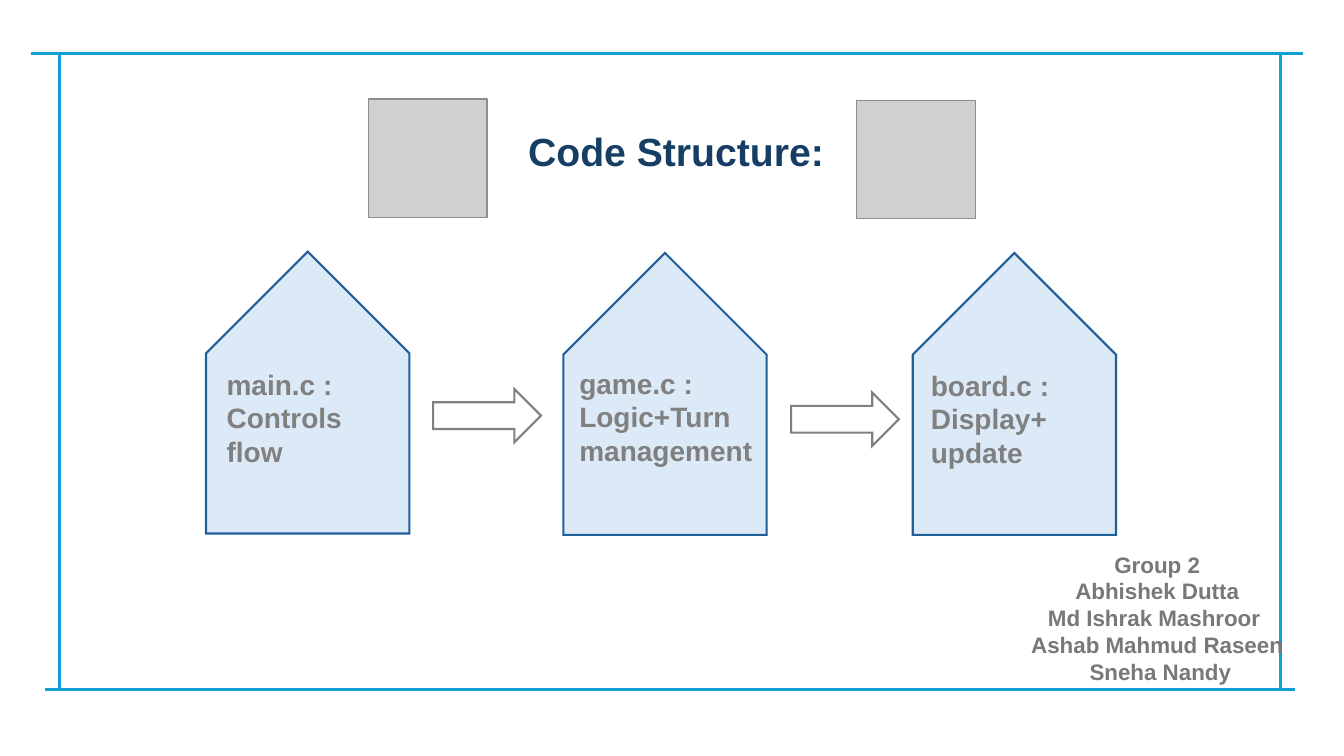
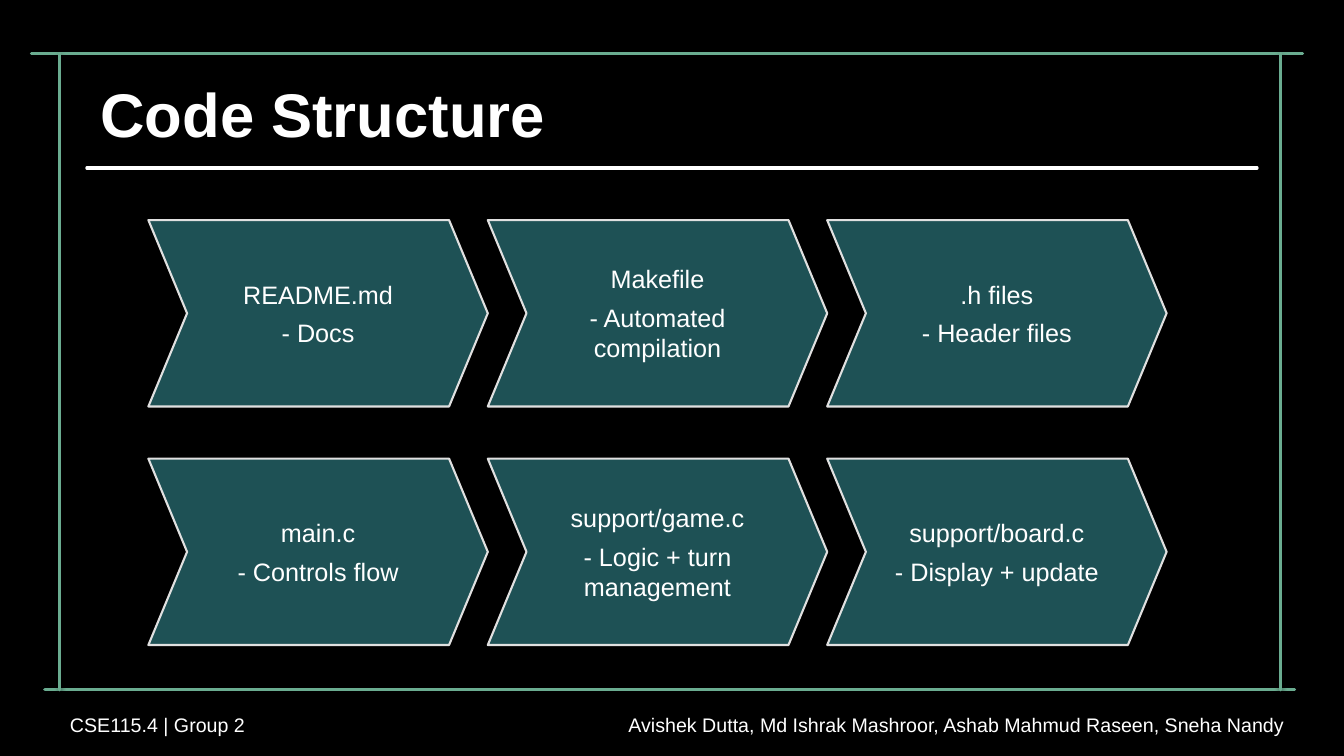
Before and after one commit to tyroruyk/tictacx, a slide deck: slide 4 of others/update_presentation.pptx (slide 3 before the commit). Drawn at 1344x756 pixels with LibreOffice and Linux fonts; fonts in the diff are those of the drawing; grey boxes stand for pictures; background and template pictures are left out. Boxes give left, top, right and bottom in pixels: in the first picture for what was removed or moved away, otherwise in the second. Text is boxed around its words. In the diff, an @@ line names an element or a change of style, - is before the commit and + after.

```diff
--- a/others/update_presentation.pptx
+++ b/others/update_presentation.pptx
@@ background #FFFFFF to picture (left out) @@
@@ line removed from (31, 53) to (1303, 53) @@
@@ line added from (31, 53) to (1303, 53), #6AAC90 2.25 pt @@
@@ line removed from (59, 690) to (59, 53) @@
@@ line added from (59, 690) to (59, 53), #6AAC90 2.25 pt @@
@@ line removed from (1281, 690) to (1281, 53) @@
@@ line added from (1281, 690) to (1281, 53), #6AAC90 2.25 pt @@
@@ text at box(100, 92, 545, 138): text changed; size 28 to 44 pt; text colour #163E64 to #FFFFFF @@
-Code Structure:
+Code Structure
@@ picture removed at box(369, 99, 488, 218) @@
@@ picture removed at box(857, 101, 976, 220) @@
@@ line added from (87, 168) to (1257, 168), #FFFFFF 2.25 pt @@
@@ chevron added at box(148, 220, 488, 406), fill #1E5155, outline #E0E0E0 1.5 pt, 18 pt, text #FFFFFF @@
+README.md
+- Docs
@@ chevron added at box(488, 220, 828, 406), fill #1E5155, outline #E0E0E0 1.5 pt, 18 pt, text #FFFFFF @@
+Makefile
+- Automated compilation
@@ chevron added at box(828, 220, 1168, 406), fill #1E5155, outline #E0E0E0 1.5 pt, 18 pt, text #FFFFFF @@
+.h files
+- Header files
@@ pentagon arrow removed at box(206, 252, 409, 534) @@
@@ pentagon arrow removed at box(564, 253, 767, 535) @@
@@ pentagon arrow removed at box(913, 253, 1117, 535) @@
@@ down arrow removed at box(434, 389, 541, 443) @@
@@ down arrow removed at box(791, 392, 899, 446) @@
@@ chevron "main.c": place and size @@
-chevron "main.c" at box(227, 375, 342, 462)
+chevron "main.c" at box(148, 459, 488, 645)
@@ chevron "support/game.c": place and size @@
-chevron "support/game.c" at box(579, 379, 752, 466)
+chevron "support/game.c" at box(488, 459, 828, 645)
@@ vertical alignment top to middle; fill none to #1E5155; outline none to #E0E0E0 1.5 pt in 3 elements at box(148, 459, 488, 645), box(488, 459, 828, 645), box(828, 459, 1168, 645) @@
@@ chevron "support/board.c": place and size @@
-chevron "support/board.c" at box(931, 376, 1047, 468)
+chevron "support/board.c" at box(828, 459, 1168, 645)
@@ text in chevron at box(571, 508, 745, 602): text changed; size 20 to 18 pt; text colour #808080 to #FFFFFF; bold off @@
-game.c :
-Logic+Turn management
+support/game.c
+- Logic + turn management
@@ text in chevron at box(253, 523, 399, 582): text changed; size 20 to 18 pt; text colour #808080 to #FFFFFF; bold off @@
-main.c : Controls flow
+main.c
+- Controls flow
@@ text in chevron at box(909, 523, 1099, 586): text changed; size 20 to 18 pt; text colour #808080 to #FFFFFF; bold off @@
-board.c :
-Display+ update
+support/board.c
+- Display + update
@@ text removed at box(1031, 557, 1283, 685) @@
-Group 2
-Abhishek Dutta
-Md Ishrak Mashroor
-Ashab Mahmud Raseen
-Sneha Nandy
@@ line removed from (44, 690) to (1295, 690) @@
@@ line added from (44, 690) to (1295, 690), #6AAC90 2.25 pt @@
@@ text added at box(70, 718, 245, 736), 14 pt, text #FFFFFF @@
+CSE115.4 | Group 2
@@ text added at box(628, 717, 1284, 736), 14 pt, text #FFFFFF @@
+Avishek Dutta, Md Ishrak Mashroor, Ashab Mahmud Raseen, Sneha Nandy
```
Also in this commit, not shown: 5 other slides changed, 4 slides added, 2 slides removed.
